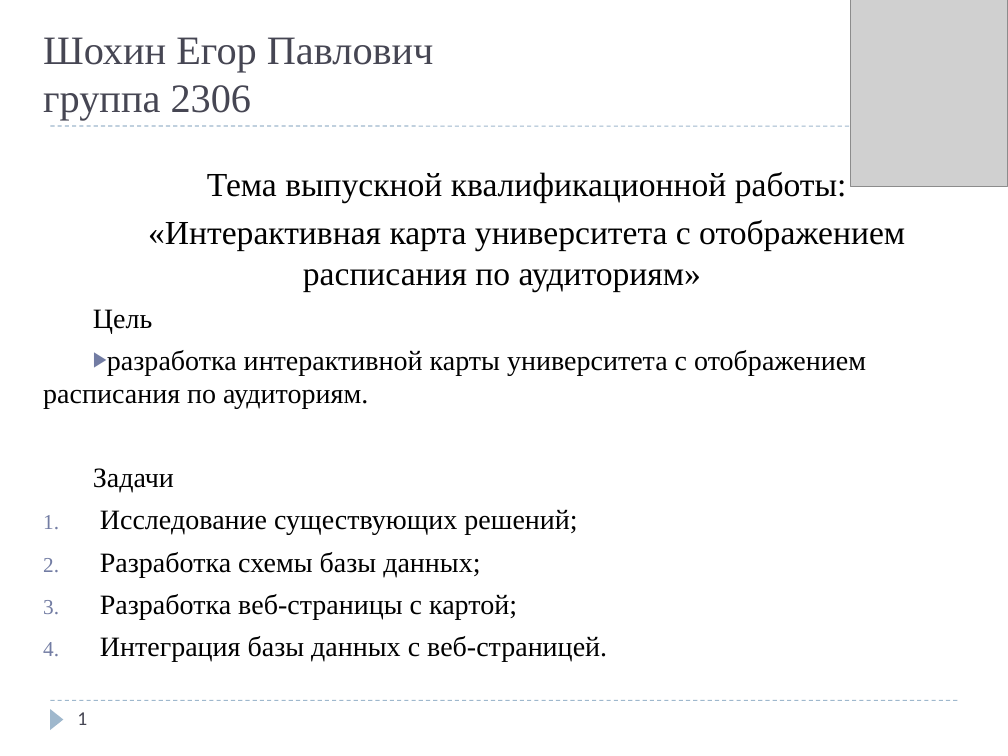
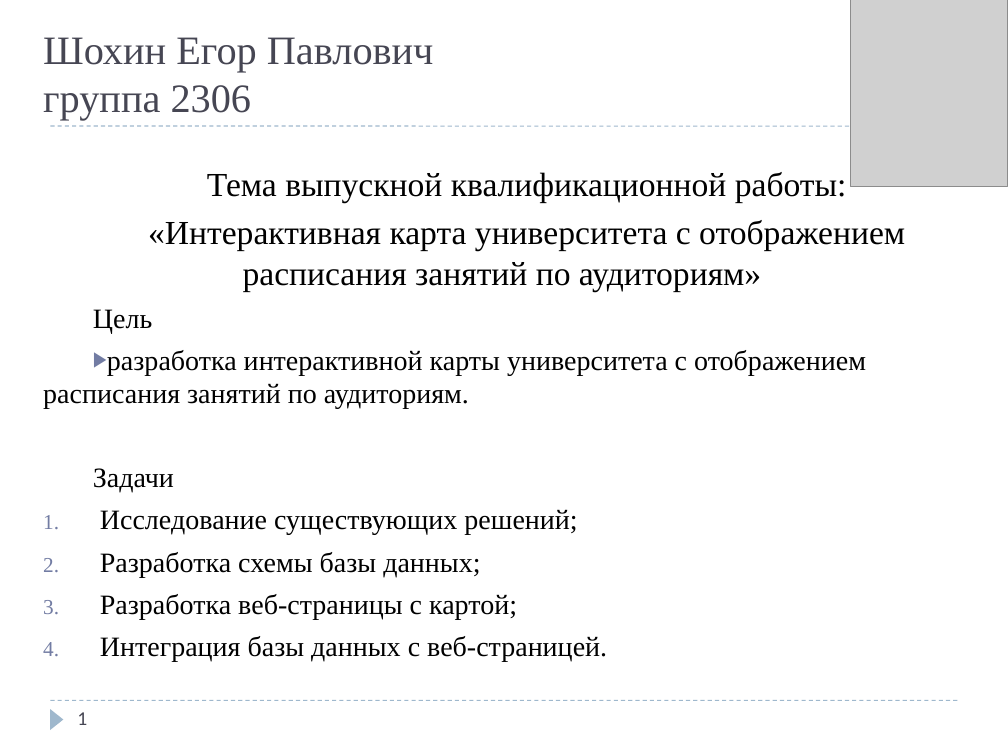
Before and after one commit to egorsh0/svg-map, a slide deck: slide 1 of docs/2016ВКР230618ШОХИН.pptx. Drawn at 1008x756 pixels with LibreOffice and Linux fonts; fonts in the diff are those of the drawing; grey boxes stand for pictures. Boxes give left, top, right and bottom in pixels: in the first picture for what was removed or moved away, otherwise in the second. Text is boxed around its words. In the diff, an @@ line names an element or a change of style, - is before the commit and + after.

```diff
--- a/docs/2016ВКР230618ШОХИН.pptx
+++ b/docs/2016ВКР230618ШОХИН.pptx
@@ text at box(148, 220, 905, 291): text changed @@
-«Интерактивная карта университета с отображением расписания по аудиториям»
+«Интерактивная карта университета с отображением расписания занятий по аудиториям»
@@ text at box(43, 350, 866, 409): text changed @@
-▶ разработка интерактивной карты университета с отображением расписания по аудиториям.
+▶ разработка интерактивной карты университета с отображением расписания занятий по аудиториям.
```
Also in this commit, not shown: 6 other slides changed, 1 other file.
